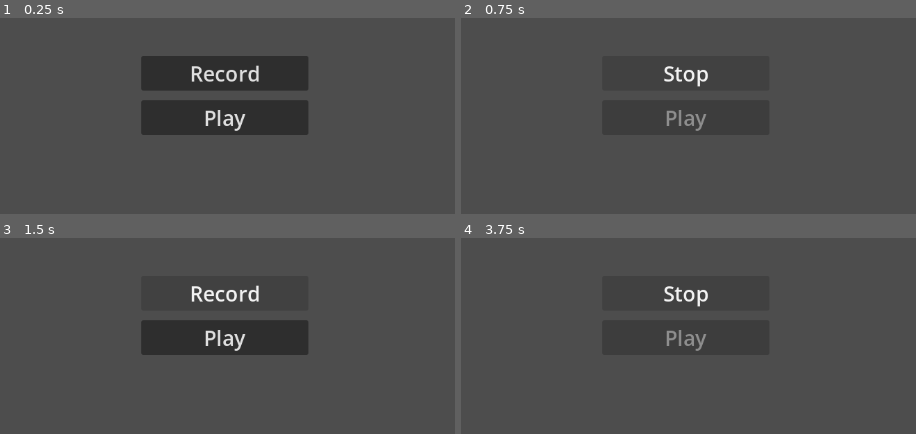
Above: before the commit, frames 1-4 (two rows, left to right).
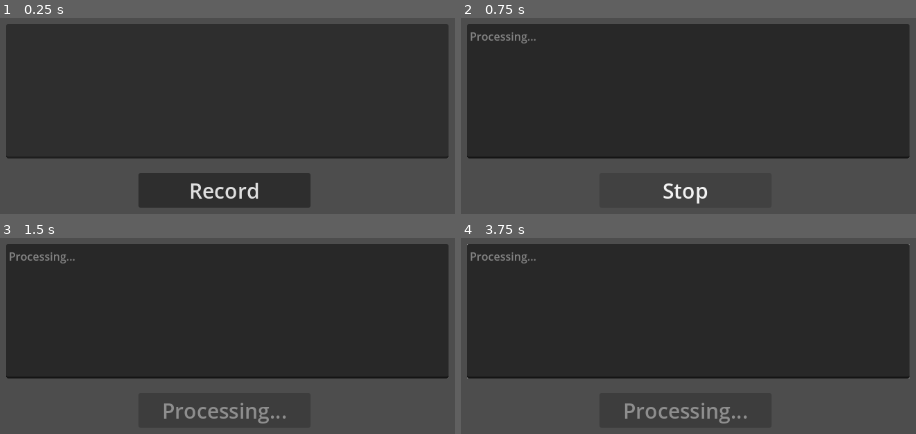
Above: after the commit, the same moments.

Repository: Skyvastern/the-aspiring-deva
Game: Godot game, scene res://main/main.tscn
The game is run twice, just before and just after one commit, with the same random seed, the same clock (stepped at 60 frames per second) and the same inputs.
Inputs (mouse positions are in pixels of both pictures, inside the frame that each line leads up to):
- Up to frame 1 (0.25 s): no input
- Up to frame 2 (0.75 s): click "Record" at 0.5 s
- Up to frame 3 (1.5 s): click "Stop" at 1.25 s
- Up to frame 4 (3.75 s): click (683, 337) at 2 s, where only the run before the commit has a clickable "Play"; click (683, 337) at 2.75 s, where only the run before the commit has a clickable "Play"; click (683, 292) at 3.5 s, where only the run before the commit has a clickable "Record"

The runs differ from the first frame. In frame 1, 61% of the frame differs, in the area x 1-99%, y 3-97%; in frame 2, 61%; in frame 3, 61%; in frame 4, 61%, in the area x 1-99%, y 3-95%.
Error in both runs: Cannot call method 'get_length' on a null value. (res://main/audio_record/audio_record.gd:59)

Commit message:
Improve UI of audio_record scene

Diff:
--- a/frontend/main/audio_record/audio_record.gd
+++ b/frontend/main/audio_record/audio_record.gd
@@ -3,8 +3,8 @@
 
 @export var audio_record: AudioStreamPlayer
 @export var audio_player: AudioStreamPlayer
+@export var text_edit: TextEdit
 @export var record_btn: Button
-@export var play_btn: Button
 @export var speech_to_text_api: SpeechToTextAPI
 
 var effect: AudioEffectRecord
@@ -13,7 +13,6 @@
 
 func _ready() -> void:
 	record_btn.pressed.connect(_on_record_btn_pressed)
-	play_btn.pressed.connect(_on_play_btn_pressed)
 	speech_to_text_api.processed.connect(_on_speech_to_text_processed)
 
 	var index: int = AudioServer.get_bus_index("Record")
@@ -27,16 +26,17 @@
 		recording = effect.get_recording()
 		effect.set_recording_active(false)
 
+		record_btn.text = "Processing..."
+		record_btn.disabled = true
+
 		_save_to_disk()
 		_perform_speech_to_text()
-
-		record_btn.text = "Record"
-		play_btn.disabled = false
 	else:
 		effect.set_recording_active(true)
 
+		text_edit.editable = false
+		text_edit.text = "Processing..."
 		record_btn.text = "Stop"
-		play_btn.disabled = true
 
 
 func _on_play_btn_pressed() -> void:
@@ -65,4 +65,8 @@
 
 func _on_speech_to_text_processed(json: Dictionary) -> void:
 	var transcript: String = json["text"]
-	print("Transcript: " + transcript)
+	text_edit.text = transcript
+
+	text_edit.editable = true
+	record_btn.disabled = false
+	record_btn.text = "Record"
--- a/frontend/main/audio_record/audio_record.tscn
+++ b/frontend/main/audio_record/audio_record.tscn
@@ -5,7 +5,7 @@
 
 [sub_resource type="AudioStreamMicrophone" id="AudioStreamMicrophone_rgdxj"]
 
-[node name="AudioRecord" type="Control" node_paths=PackedStringArray("audio_record", "audio_player", "record_btn", "play_btn", "speech_to_text_api")]
+[node name="AudioRecord" type="Control" node_paths=PackedStringArray("audio_record", "audio_player", "text_edit", "record_btn", "speech_to_text_api")]
 layout_mode = 3
 anchors_preset = 8
 anchor_left = 0.5
@@ -17,8 +17,8 @@
 script = ExtResource("1_w3vpf")
 audio_record = NodePath("AudioRecord")
 audio_player = NodePath("AudioPlayer")
-record_btn = NodePath("RecordBtn")
-play_btn = NodePath("PlayBtn")
+text_edit = NodePath("TextEdit")
+record_btn = NodePath("Buttons/RecordBtn")
 speech_to_text_api = NodePath("SpeechToTextAPI")
 
 [node name="AudioRecord" type="AudioStreamPlayer" parent="."]
@@ -27,38 +27,33 @@
 
 [node name="AudioPlayer" type="AudioStreamPlayer" parent="."]
 
-[node name="RecordBtn" type="Button" parent="."]
+[node name="TextEdit" type="TextEdit" parent="."]
+layout_mode = 0
+offset_left = -315.0
+offset_top = -93.0
+offset_right = 323.0
+offset_bottom = 101.0
+
+[node name="Buttons" type="HBoxContainer" parent="."]
 layout_mode = 1
 anchors_preset = 8
 anchor_left = 0.5
 anchor_top = 0.5
 anchor_right = 0.5
 anchor_bottom = 0.5
-offset_left = -120.5
-offset_top = -47.0
-offset_right = 120.5
-offset_bottom = 3.0
+offset_left = -124.0
+offset_top = 122.0
+offset_right = 124.0
+offset_bottom = 172.0
 grow_horizontal = 2
 grow_vertical = 2
+theme_override_constants/separation = 15
+
+[node name="RecordBtn" type="Button" parent="Buttons"]
+layout_mode = 2
+size_flags_horizontal = 3
 focus_mode = 0
 theme_override_font_sizes/font_size = 30
 text = "Record"
 
-[node name="PlayBtn" type="Button" parent="."]
-layout_mode = 1
-anchors_preset = 8
-anchor_left = 0.5
-anchor_top = 0.5
-anchor_right = 0.5
-anchor_bottom = 0.5
-offset_left = -120.5
-offset_top = 17.0
-offset_right = 120.5
-offset_bottom = 67.0
-grow_horizontal = 2
-grow_vertical = 2
-focus_mode = 0
-theme_override_font_sizes/font_size = 30
-text = "Play"
-
 [node name="SpeechToTextAPI" parent="." instance=ExtResource("2_e1hex")]
